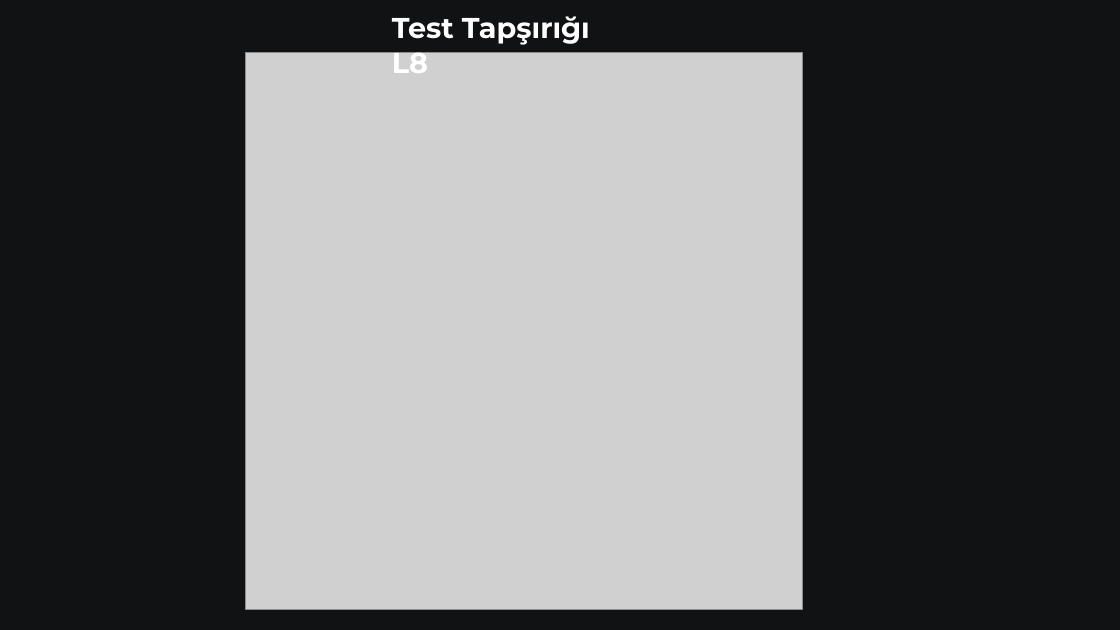
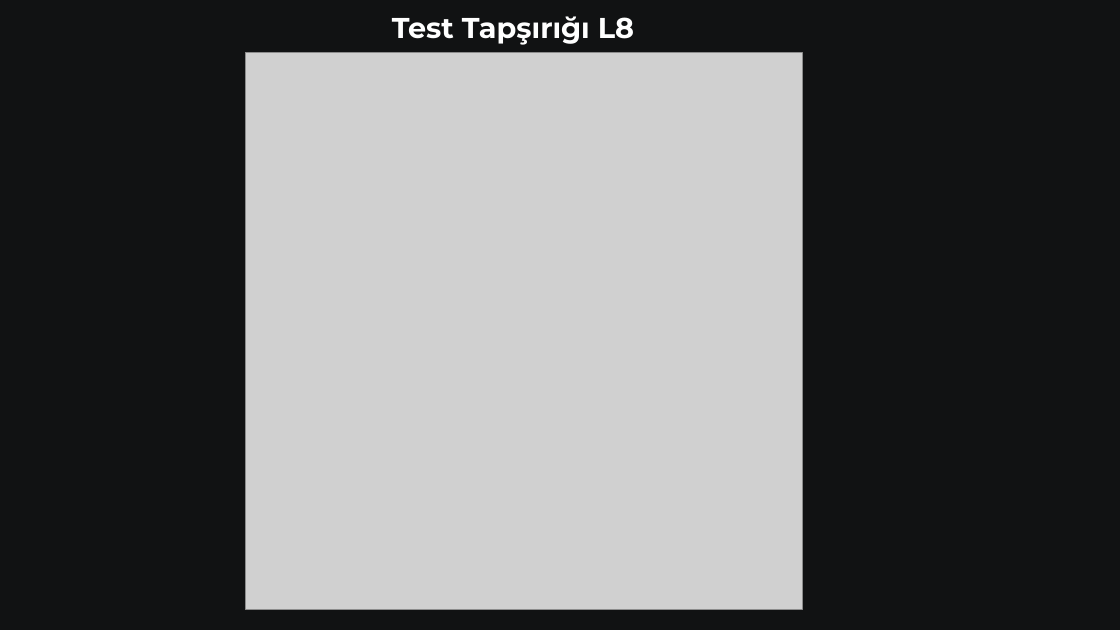
Before and after one commit to oiskenderov/ai-management-course, a slide deck: slide 12 of Seperated/Presentations/L8-Detail-Suni-Intellekt-Etik-ve-Huquqi-Aspektler.pptx. Drawn at 1120x630 pixels with LibreOffice and Linux fonts; fonts in the diff are those of the drawing; grey boxes stand for pictures. Boxes give left, top, right and bottom in pixels: in the first picture for what was removed or moved away, otherwise in the second. Text is boxed around its words. In the diff, an @@ line names an element or a change of style, - is before the commit and + after.

```diff
--- a/Seperated/Presentations/L8-Detail-Suni-Intellekt-Etik-ve-Huquqi-Aspektler.pptx
+++ b/Seperated/Presentations/L8-Detail-Suni-Intellekt-Etik-ve-Huquqi-Aspektler.pptx
@@ text "Test Tapşırığı L8" rewrapped from box(392, 16, 590, 73) to box(392, 16, 634, 45) @@
```
Also in this commit, not shown: 2 other files.
